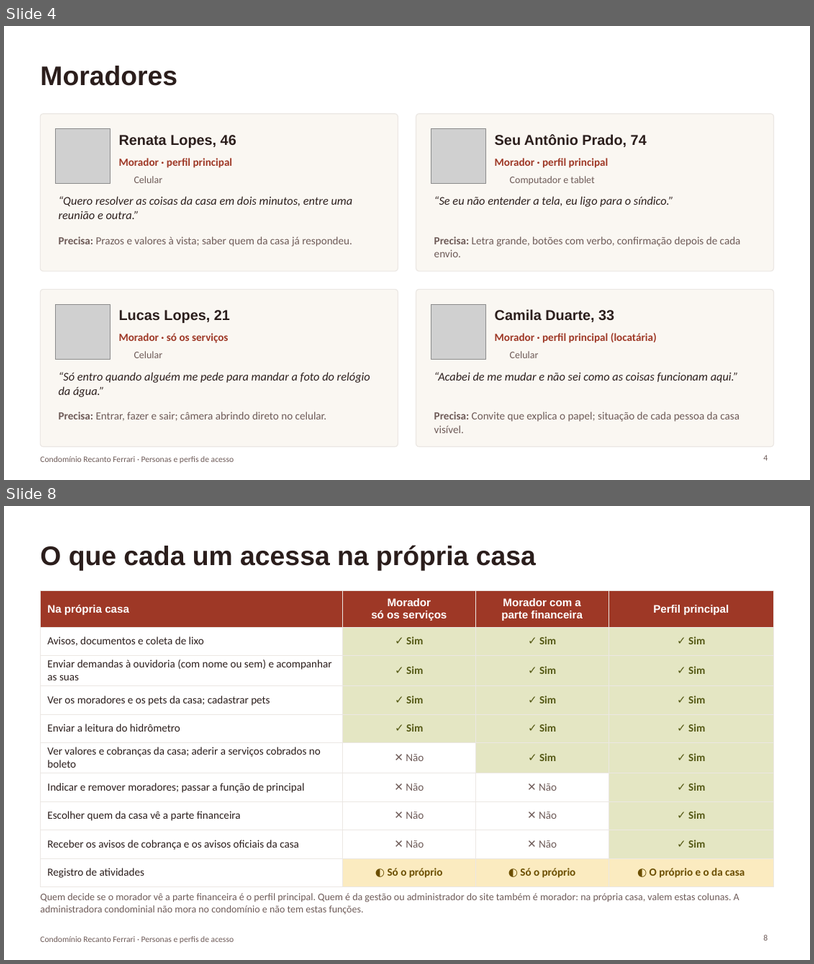
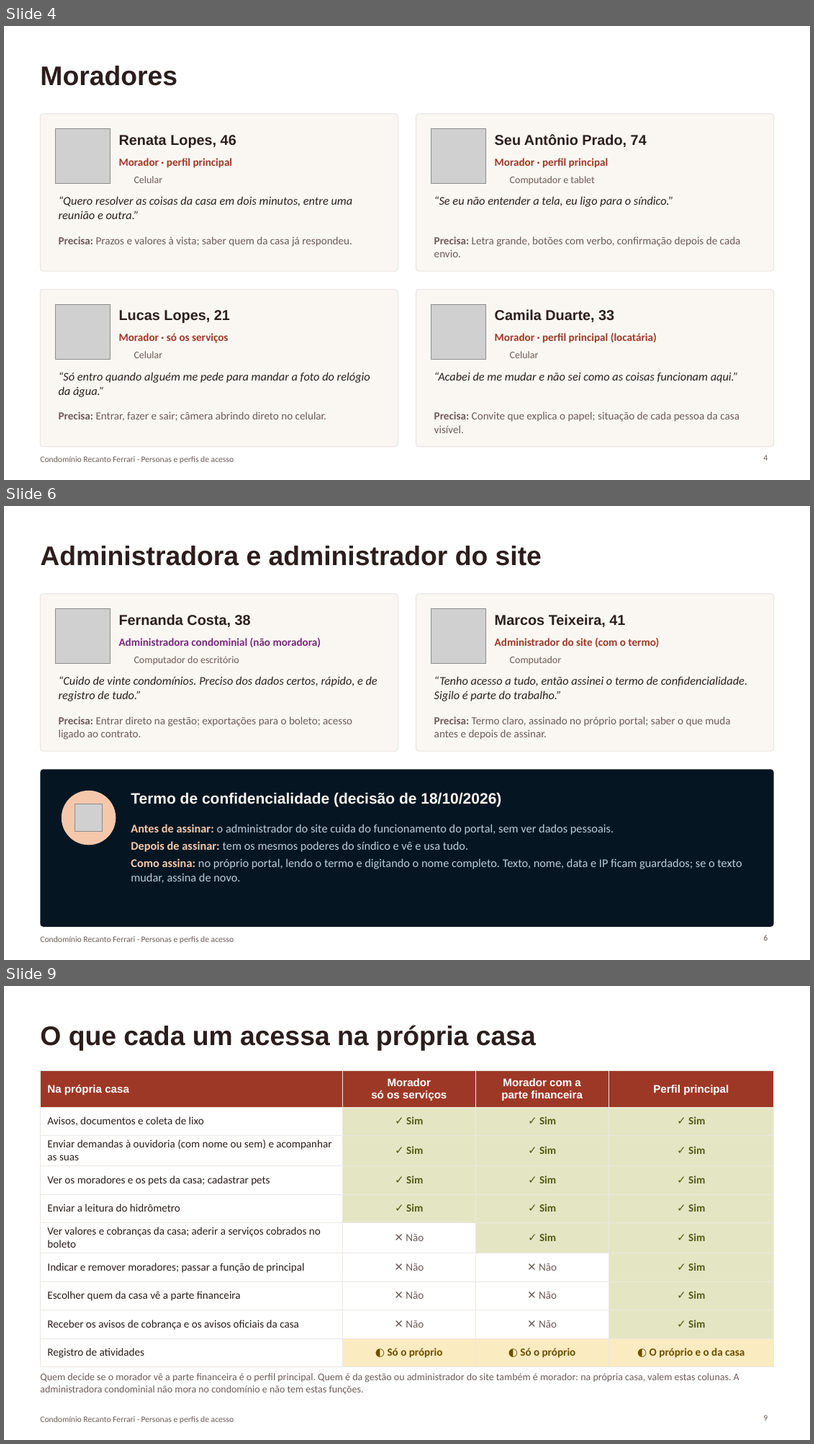
Before and after one commit to paulamuhlbach/recantoferrari, a slide deck: apresentacoes/Personas-e-perfis-de-acesso.pptx. Shown one above the other, each under a label of ours: slides 4 and 8 before the commit, slides 4, 6 and 9 after it; the slides between them are not shown. The pictures are 814x964 and 814x1444 pixels, drawn with LibreOffice and Linux fonts; fonts in the diff are those of the drawing; grey boxes stand for pictures; background and template pictures are left out. Boxes give left, top, right and bottom in pixels: in the first picture for what was removed or moved away, otherwise in the second. Text is boxed around its words. In the diff, an @@ line names an element or a change of style, - is before the commit and + after.

```diff
--- a/apresentacoes/Personas-e-perfis-de-acesso.pptx
+++ b/apresentacoes/Personas-e-perfis-de-acesso.pptx
@@ slide 6 added at [4,506,810,960], background #FFFFFF; not listed: 1 template element that a slide beside it also shows @@
@@ title added at [40,546,542,566], 32 pt, text #2B1E1C, bold @@
+Administradora e administrador do site
@@ rounded rectangle added at [40,594,399,751], fill #FAF7F2, outline #EBE7E3 1 pt @@
@@ picture added at [55,609,110,663] @@
@@ rounded rectangle added at [417,594,774,751], fill #FAF7F2, outline #EBE7E3 1 pt @@
@@ picture added at [432,609,486,663] @@
@@ text added at [119,614,251,627], 17 pt, text #2B1E1C, bold @@
+Fernanda Costa, 38
@@ text added at [495,614,625,627], 17 pt, text #2B1E1C, bold @@
+Marcos Teixeira, 41
@@ text added at [119,638,321,647], 13 pt, text #78287C, bold @@
+Administradora condominial (não moradora)
@@ text added at [134,656,239,664], 12 pt, text #6E5B58 @@
+Computador do escritório
@@ text added at [495,638,659,647], 13 pt, text #9E3826, bold @@
+Administrador do site (com o termo)
@@ text added at [510,656,561,664], 12 pt, text #6E5B58 @@
+Computador
@@ text added at [59,676,378,701], 14 pt, text #2B1E1C, italic @@
+“Cuido de vinte condomínios. Preciso dos dados certos, rápido, e de registro de tudo.”
@@ text added at [435,676,748,701], 14 pt, text #2B1E1C, italic @@
+“Tenho acesso a tudo, então assinei o termo de confidencialidade. Sigilo é parte do trabalho.”
@@ text added at [59,716,352,739], 13 pt, text #6E5B58 @@
+Precisa: Entrar direto na gestão; exportações para o boleto; acesso ligado ao contrato.
@@ text added at [435,716,730,739], 13 pt, text #6E5B58 @@
+Precisa: Termo claro, assinado no próprio portal; saber o que muda antes e depois de assinar.
@@ rounded rectangle added at [40,769,774,926], fill #051622 @@
@@ ellipse added at [62,790,116,845], fill #F5C8AC @@
@@ picture added at [75,803,103,831] @@
@@ text added at [131,792,502,806], 18 pt, text #FAF7F2, bold @@
+Termo de confidencialidade (decisão de 18/10/2026)
@@ text added at [131,824,742,883], 14 pt, text #B9CDDC @@
+Antes de assinar: o administrador do site cuida do funcionamento do portal, sem ver dados pessoais.
+Depois de assinar: tem os mesmos poderes do síndico e vê e usa tudo.
+Como assina: no próprio portal, lendo o termo e digitando o nome completo. Texto, nome, data e IP ficam guardados; se o texto mudar, assina de novo.
@@ page number added at [764,934,768,940], 10 pt, text #6E5B58 @@
+6
@@ what was slide 8 is now slide 9 @@
@@ page number at [764,1414,768,1420]: text changed @@
-8
+9
```
Also in this commit, not shown: 9 slides changed, 4 other files.
